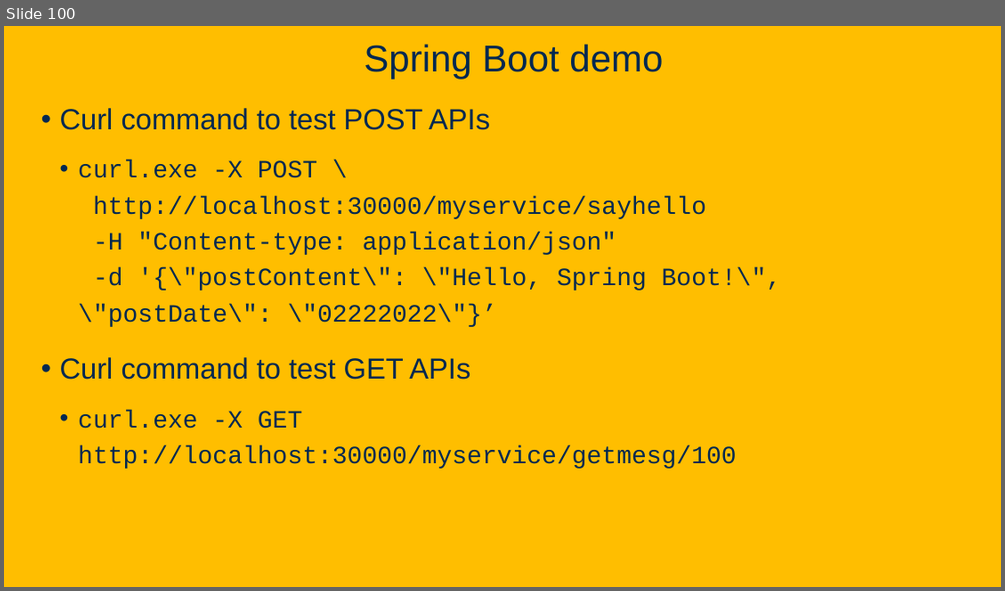
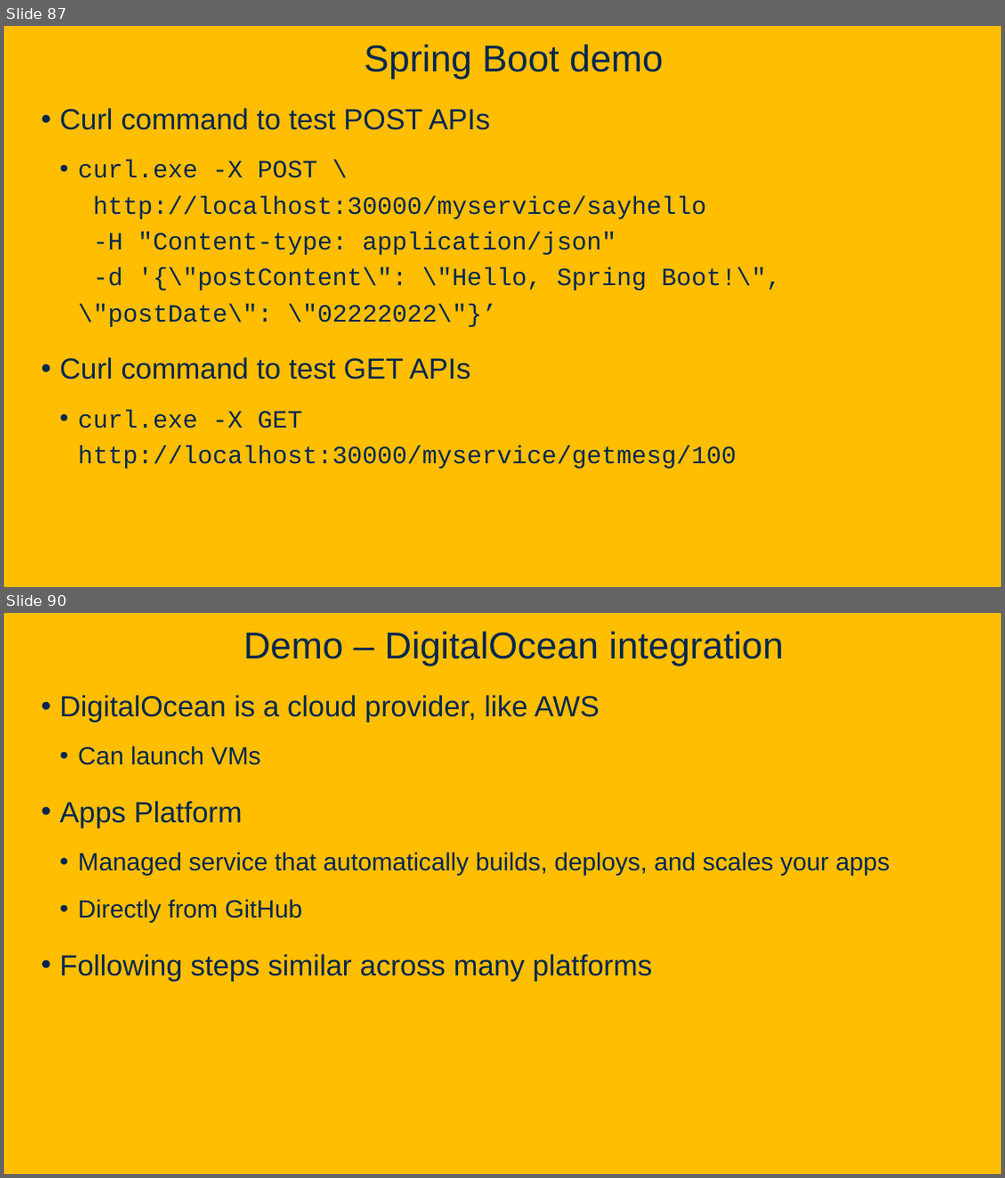
Before and after one commit to davsec-teaching/ecs160-f25, a slide deck: slides/6_software_architecture.pptx. Shown one above the other, each under a label of ours: slide 100 before the commit, slides 87 and 90 after it; the slides between them are not shown. The pictures are 1005x591 and 1005x1178 pixels, drawn with LibreOffice and Linux fonts; fonts in the diff are those of the drawing; background and template pictures are left out. Boxes give left, top, right and bottom in pixels: in the first picture for what was removed or moved away, otherwise in the second. Text is boxed around its words. In the diff, an @@ line names an element or a change of style, - is before the commit and + after.

```diff
--- a/slides/6_software_architecture.pptx
+++ b/slides/6_software_architecture.pptx
@@ slide 90 added at [4, 613, 1001, 1174], background picture (left out) @@
@@ title added at [243, 631, 784, 666], 36 pt, text #022850 @@
+Demo – DigitalOcean integration
@@ text added at [60, 695, 890, 981], 24 pt, text #022850 @@
+• DigitalOcean is a cloud provider, like AWS
+  • Can launch VMs
+• Apps Platform
+  • Managed service that automatically builds, deploys, and scales your apps
+  • Directly from GitHub
+• Following steps similar across many platforms
@@ what was slide 100 is now slide 87 @@
```
Also in this commit, not shown: 9 slides changed, 15 other slides added.
